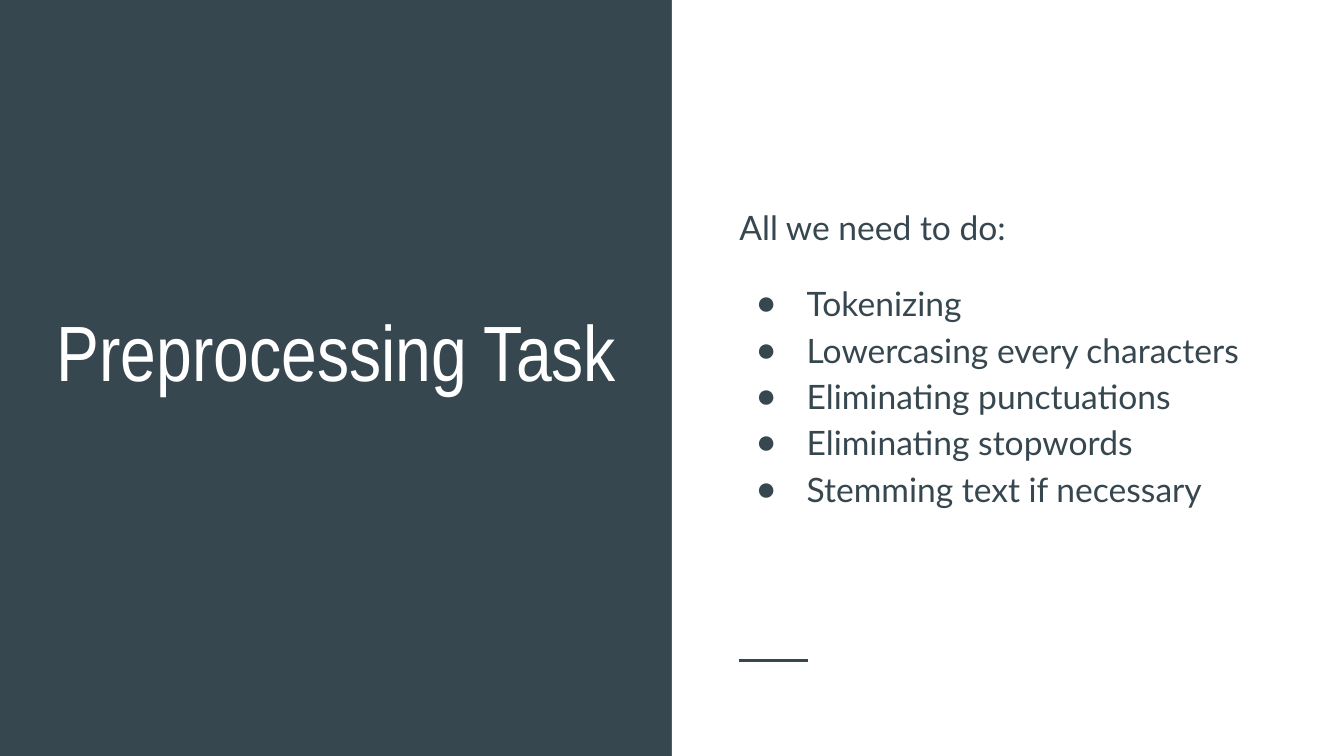
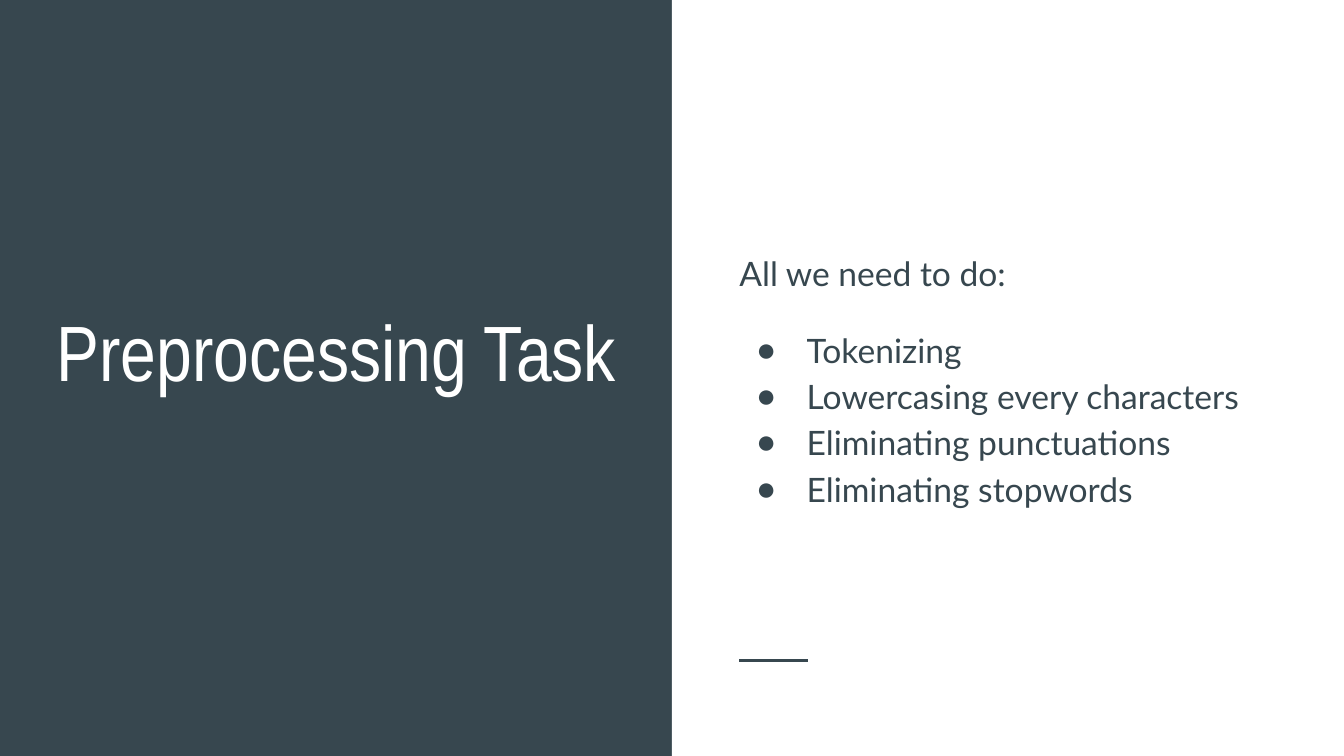
Before and after one commit to hadimaster65555/my-talks, a slide deck: slide 25 of Text-Mining-and-Wordclouds-in-R_26-01-2019/Text-Mining-and-Wordcloud-Using R.pptx. Drawn at 1344x756 pixels with LibreOffice and Linux fonts; fonts in the diff are those of the drawing. Boxes give left, top, right and bottom in pixels: in the first picture for what was removed or moved away, otherwise in the second. Text is boxed around its words. In the diff, an @@ line names an element or a change of style, - is before the commit and + after.

```diff
--- a/Text-Mining-and-Wordclouds-in-R_26-01-2019/Text-Mining-and-Wordcloud-Using R.pptx
+++ b/Text-Mining-and-Wordclouds-in-R_26-01-2019/Text-Mining-and-Wordcloud-Using R.pptx
@@ text at [807, 477, 1201, 508]: paragraph removed @@
-● Stemming text if necessary
```
Also in this commit, not shown: 4 other slides changed, 1 slide added.
